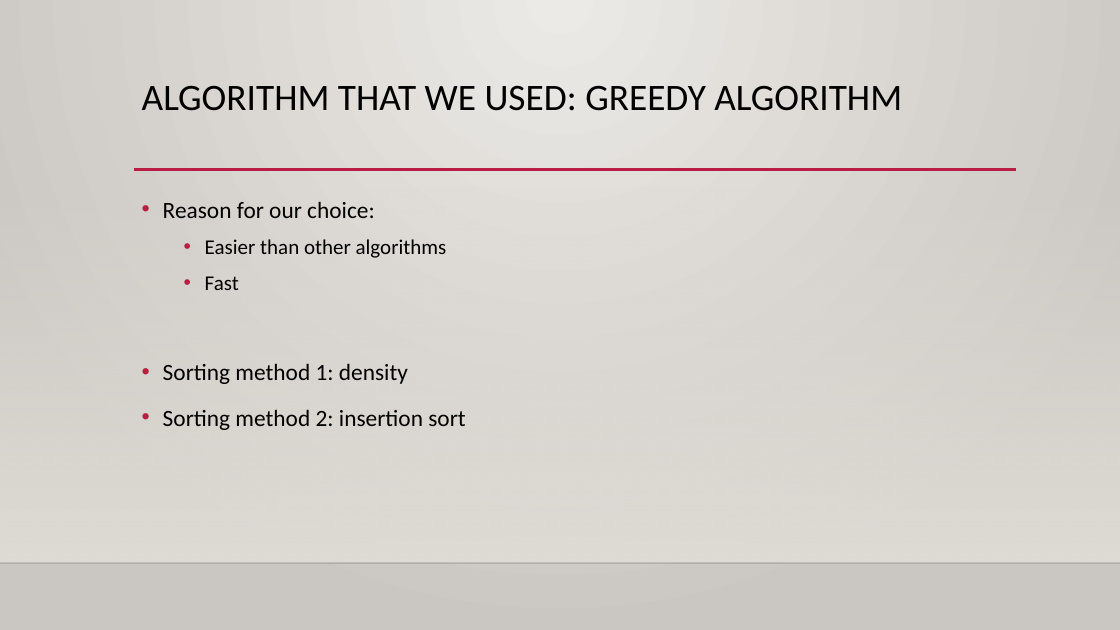
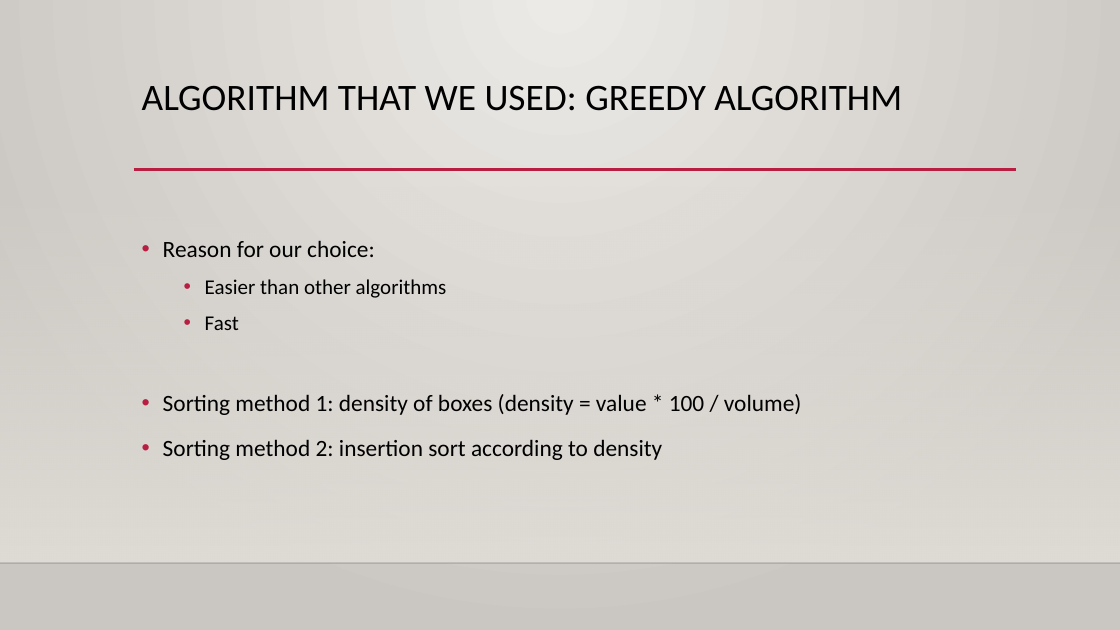
Before and after one commit to 31l3311/Pentominoes, a slide deck: slide 5 of project 3.pptx. Drawn at 1120x630 pixels with LibreOffice and Linux fonts; fonts in the diff are those of the drawing; background and template pictures are left out. Boxes give left, top, right and bottom in pixels: in the first picture for what was removed or moved away, otherwise in the second. Text is boxed around its words. In the diff, an @@ line names an element or a change of style, - is before the commit and + after.

```diff
--- a/project 3.pptx
+++ b/project 3.pptx
@@ text at (163, 394, 802, 460): text changed @@
-• Sorting method 1: density
-• Sorting method 2: insertion sort
+• Sorting method 1: density of boxes (density = value * 100 / volume)
+• Sorting method 2: insertion sort according to density
```
Also in this commit, not shown: 5 other slides changed, 1 slide removed.
